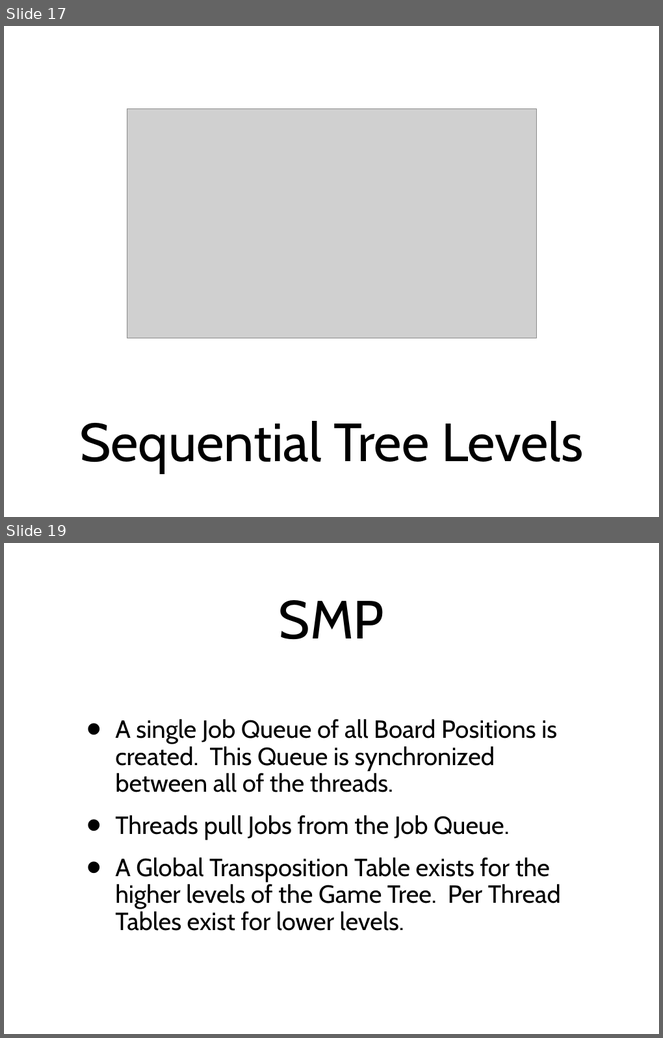
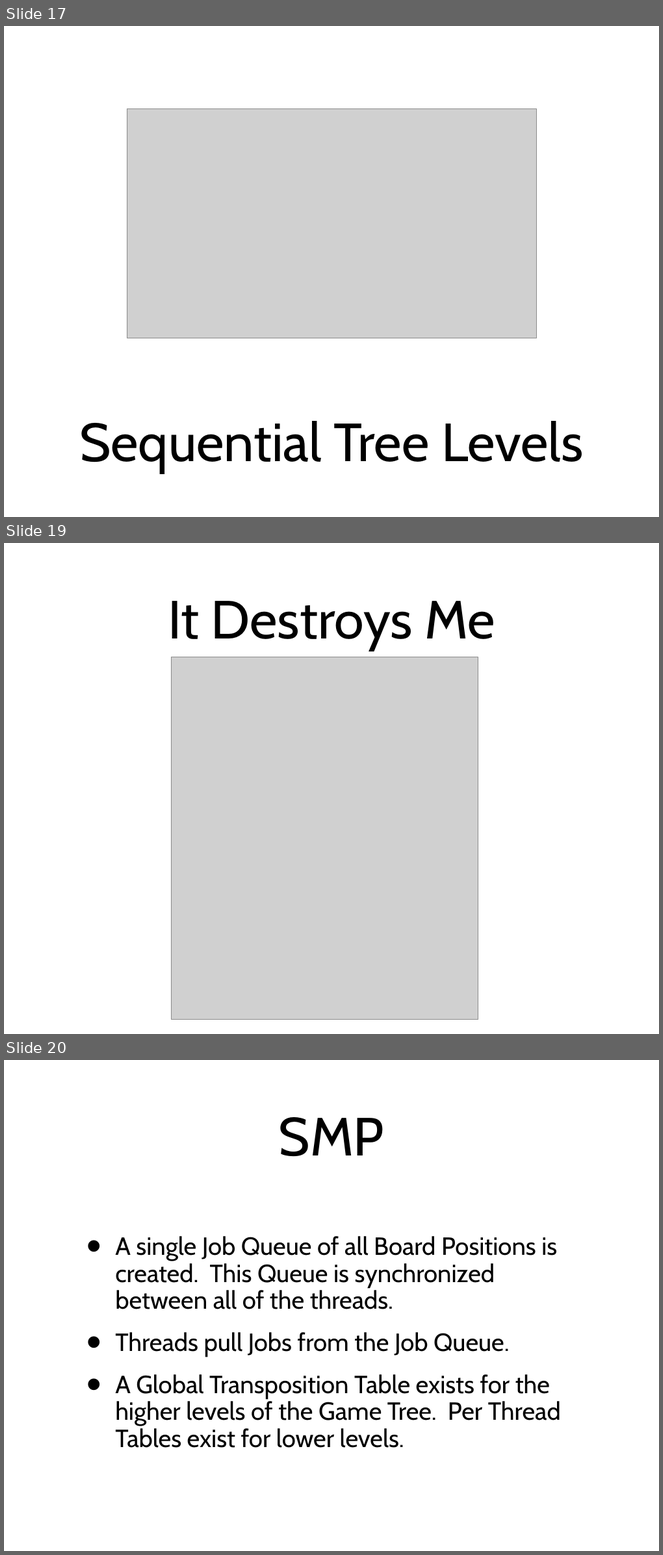
Before and after one commit to amod0017/rit-othello, a slide deck: Othello/other/Othello-Presentation-2.ppt. Shown one above the other, each under a label of ours: slides 17 and 19 before the commit, slides 17, 19 and 20 after it; the slides between them are not shown. The pictures are 663x1038 and 663x1555 pixels, drawn with LibreOffice and Linux fonts; fonts in the diff are those of the drawing; grey boxes stand for pictures. Boxes give left, top, right and bottom in pixels: in the first picture for what was removed or moved away, otherwise in the second. Text is boxed around its words. In the diff, an @@ line names an element or a change of style, - is before the commit and + after.

```diff
--- a/Othello/other/Othello-Presentation-2.ppt
+++ b/Othello/other/Othello-Presentation-2.ppt
@@ slide 19 added at (4, 543, 659, 1034), background #FFFFFF @@
@@ title added at (168, 601, 495, 650), 84 pt, text #000000 @@
+It Destroys Me
@@ picture added at (171, 657, 478, 1020) @@
@@ what was slide 19 is now slide 20 @@
```
Also in this commit, not shown: 3 slides changed.
